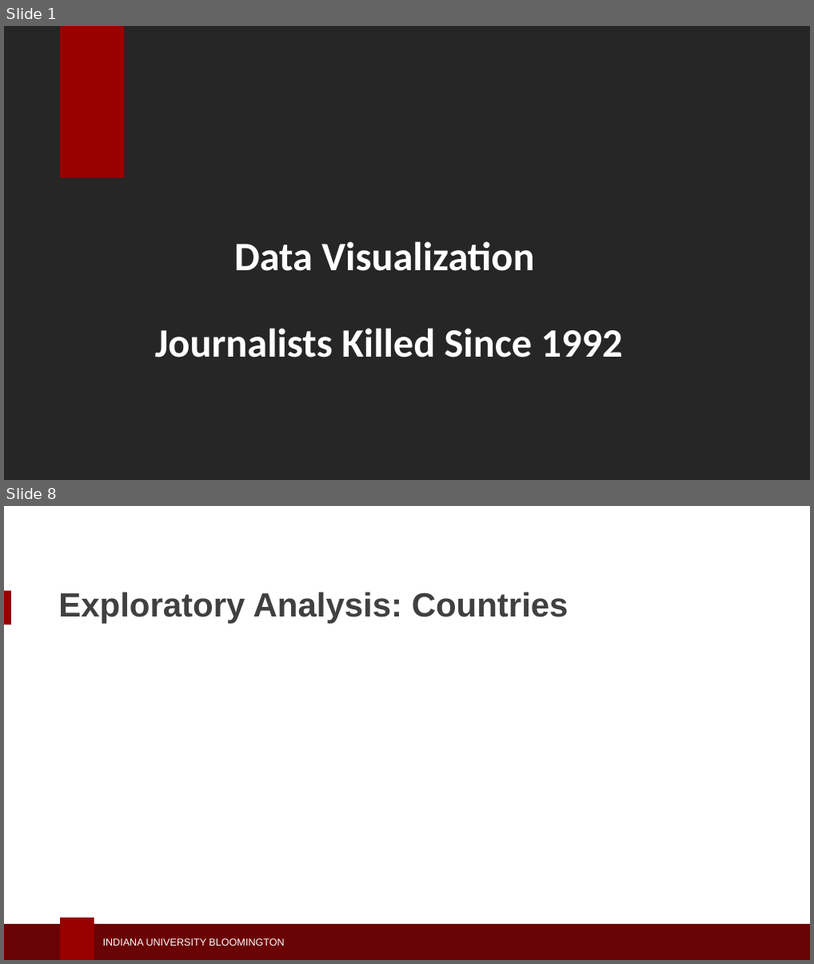
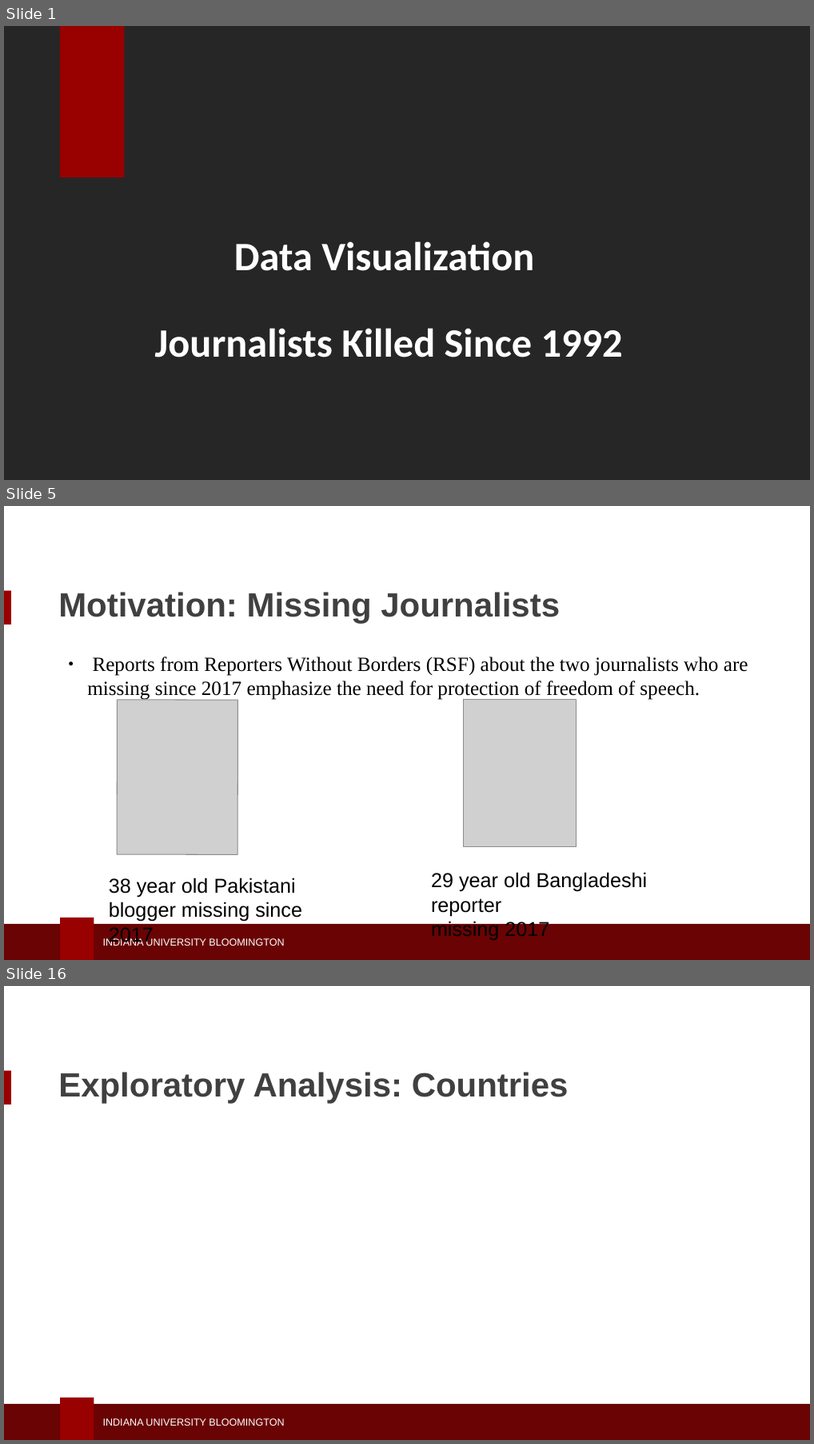
Before and after one commit to seashiva94/data_viz_project, a slide deck: dviz_ppt.pptx. Shown one above the other, each under a label of ours: slides 1 and 8 before the commit, slides 1, 5 and 16 after it; the slides between them are not shown. The pictures are 814x964 and 814x1444 pixels, drawn with LibreOffice and Linux fonts; fonts in the diff are those of the drawing; grey boxes stand for pictures; background and template pictures are left out. Boxes give left, top, right and bottom in pixels: in the first picture for what was removed or moved away, otherwise in the second. Text is boxed around its words. In the diff, an @@ line names an element or a change of style, - is before the commit and + after.

```diff
--- a/dviz_ppt.pptx
+++ b/dviz_ppt.pptx
@@ slide 5 added at <box>4,506,810,960</box>, background #FFFFFF; not listed: 4 template elements that a slide beside it also shows @@
@@ text added at <box>58,592,560,624</box>, 30 pt, text #404041, bold @@
+Motivation: Missing Journalists
@@ text added at <box>87,656,749,700</box>, 18 pt, text #000000 @@
+● Reports from Reporters Without Borders (RSF) about the two journalists who are missing since 2017 emphasize the need for protection of freedom of speech.
@@ picture added at <box>117,700,238,855</box> @@
@@ picture added at <box>464,700,577,847</box> @@
@@ text added at <box>109,877,302,945</box>, 18 pt, text #000000 @@
+38 year old Pakistani
+blogger missing since 2017
@@ text added at <box>431,872,648,940</box>, 18 pt, text #000000 @@
+29 year old Bangladeshi reporter
+missing 2017
@@ what was slide 8 is now slide 16 @@
```
Also in this commit, not shown: 1 slide changed, 13 other slides added, 5 slides removed, 2 other files.
